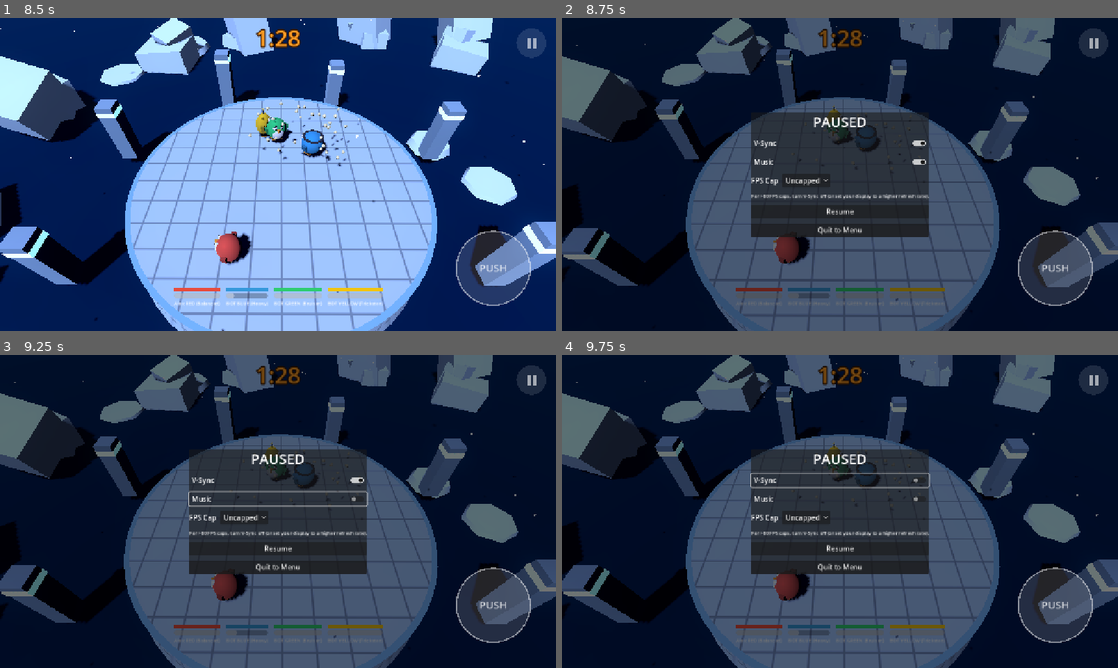
Above: before the commit, frames 1-4 (two rows, left to right).
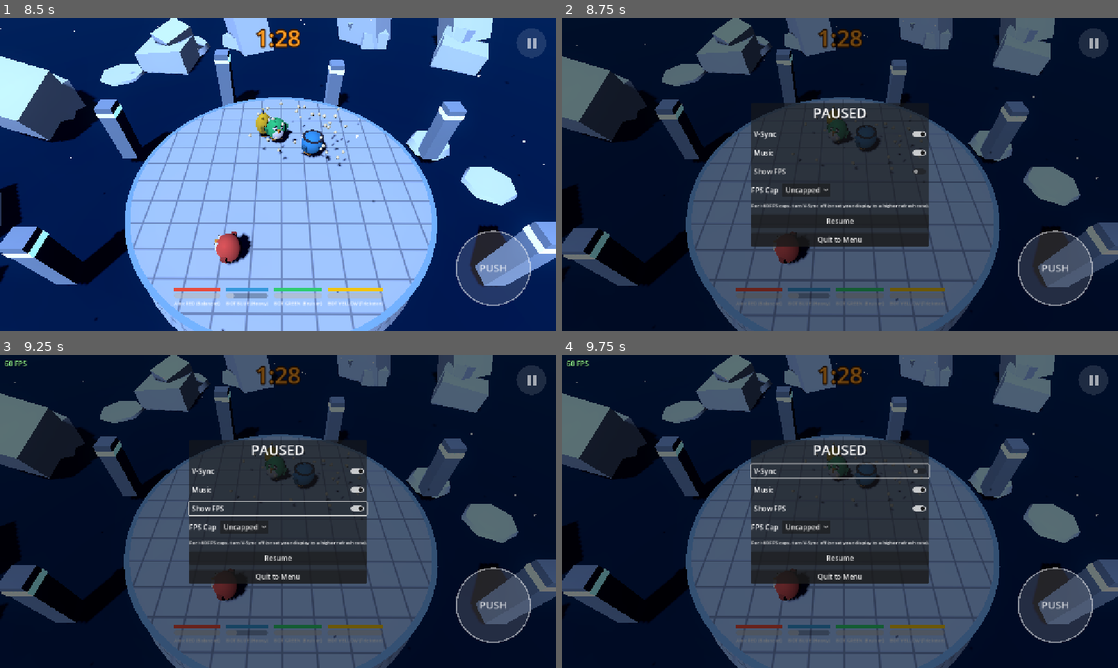
Above: after the commit, the same moments.

Repository: daniyaljavaid/Crash-Bash-2.0
Game: Godot game, scene res://scenes/main_menu.tscn
Two runs of this game, one before a commit and one after it. Both use one fixed random seed, a clock stepped at 60 frames per second and the inputs below.
Inputs (mouse positions are in pixels of both pictures, inside the frame that each line leads up to):
- Up to frame 1 (8.5 s): click (216, 271) at 0.52 s; type "Alex" at 0.6 s; click "Classic Floe" at 1.25 s; click "Classic Floe" at 2 s; click "Classic" at 2.75 s; click "Classic" at 3.5 s; click "START LOCAL MATCH" at 4.25 s; tap Enter (p2_charge) at 5 s; move the mouse to (250, 237) at 5.02 s; hold W (p1_up) 5.03-5.75 s; hold Space (p1_charge) 5.03-5.75 s; click (250, 237) at 5.17 s; drag from (444, 221) to (250, 237) at 5.77 s; move the mouse to (111, 127) at 6.52 s; hold A (p1_left) 6.53-7.25 s; tap Down (p2_down) at 6.6 s; drag from (305, 174) to (111, 127) at 7.27 s; move the mouse to (194, 96) at 8.02 s; hold S (p1_down) from 8.03 s (still down); tap Right (p2_right) at 8.1 s
- Up to frame 2 (8.75 s): keep holding S (p1_down); tap Escape (ui_cancel) at 8.65 s
- Up to frame 3 (9.25 s): release S (p1_down) at 8.75 s; click "Music" (after the commit: "Show FPS") at 8.75 s
- Up to frame 4 (9.75 s): click "V-Sync" at 9.5 s

Frame 1 is identical in both runs. In frame 2, 3.3% of the frame differs, in the area x 34-66%, y 27-74%; in frame 3, 3.9%, in the area x 0-67%, y 1-74%; in frame 4, 3.9%.

Commit message:
Add Show FPS toggle to the pause menu
FpsOverlay autoload draws a small outlined FPS readout top-left,
toggled from the ESC settings and persisted with the video settings.
Keeps updating while paused (PROCESS_MODE_ALWAYS, layer 100).

Co-Authored-By: Claude Fable 5 <noreply@anthropic.com>

Diff:
--- a/project.godot
+++ b/project.godot
@@ -18,6 +18,7 @@
 MatchConfig="*res://scripts/match_config.gd"
 Net="*res://scripts/net/network_manager.gd"
 SoundBank="*res://scripts/sound_bank.gd"
+FpsOverlay="*res://scripts/fps_overlay.gd"
 
 [display]
 
--- a/scenes/pause_menu.tscn
+++ b/scenes/pause_menu.tscn
@@ -40,6 +40,10 @@
 button_pressed = true
 text = "Music"
 
+[node name="ShowFps" type="CheckButton" parent="Center/Panel/VBox"]
+layout_mode = 2
+text = "Show FPS"
+
 [node name="ResRow" type="HBoxContainer" parent="Center/Panel/VBox"]
 layout_mode = 2
 theme_override_constants/separation = 10
--- /dev/null
+++ b/scripts/fps_overlay.gd
@@ -0,0 +1,23 @@
+extends CanvasLayer
+## Autoload "FpsOverlay": small FPS readout, toggled from the pause menu.
+## Runs above everything and keeps updating while the tree is paused.
+
+var _label: Label
+
+
+func _ready() -> void:
+	layer = 100
+	process_mode = Node.PROCESS_MODE_ALWAYS
+	_label = Label.new()
+	_label.position = Vector2(10, 8)
+	_label.add_theme_font_size_override("font_size", 16)
+	_label.add_theme_color_override("font_color", Color(0.6, 1.0, 0.6))
+	_label.add_theme_color_override("font_outline_color", Color(0, 0, 0, 0.8))
+	_label.add_theme_constant_override("outline_size", 4)
+	add_child(_label)
+
+
+func _process(_delta: float) -> void:
+	visible = MatchConfig.show_fps
+	if visible:
+		_label.text = "%d FPS" % Engine.get_frames_per_second()
--- a/scripts/match_config.gd
+++ b/scripts/match_config.gd
@@ -51,6 +51,7 @@
 var fps_cap := 0 # 0 = uncapped
 var music_on := true
 var resolution_index := 0
+var show_fps := false
 var last_ip := "127.0.0.1"
 var last_port := 9050
 var player_name_local := ""            # shown to other players online
@@ -203,6 +204,7 @@
 	cf.set_value("video", "fps_cap", fps_cap)
 	cf.set_value("audio", "music", music_on)
 	cf.set_value("video", "resolution", resolution_index)
+	cf.set_value("video", "show_fps", show_fps)
 	cf.set_value("net", "last_ip", last_ip)
 	cf.set_value("net", "last_port", last_port)
 	cf.set_value("net", "player_name", player_name_local)
@@ -217,6 +219,7 @@
 	fps_cap = cf.get_value("video", "fps_cap", 0)
 	music_on = cf.get_value("audio", "music", true)
 	resolution_index = cf.get_value("video", "resolution", 0)
+	show_fps = cf.get_value("video", "show_fps", false)
 	last_ip = cf.get_value("net", "last_ip", "127.0.0.1")
 	last_port = cf.get_value("net", "last_port", 9050)
 	player_name_local = cf.get_value("net", "player_name", "")
--- a/scripts/pause_menu.gd
+++ b/scripts/pause_menu.gd
@@ -26,6 +26,11 @@
 	# Phones/browsers own their window size.
 	$Center/Panel/VBox/ResRow.visible = not OS.has_feature("web") \
 		and not DisplayServer.is_touchscreen_available()
+	var fps_btn: CheckButton = $Center/Panel/VBox/ShowFps
+	fps_btn.button_pressed = MatchConfig.show_fps
+	fps_btn.toggled.connect(func(on: bool) -> void:
+		MatchConfig.show_fps = on
+		MatchConfig.save_settings())
 	var music_btn: CheckButton = $Center/Panel/VBox/Music
 	music_btn.button_pressed = MatchConfig.music_on
 	music_btn.toggled.connect(func(on: bool) -> void:
Not shown, added: scripts/fps_overlay.gd.uid
